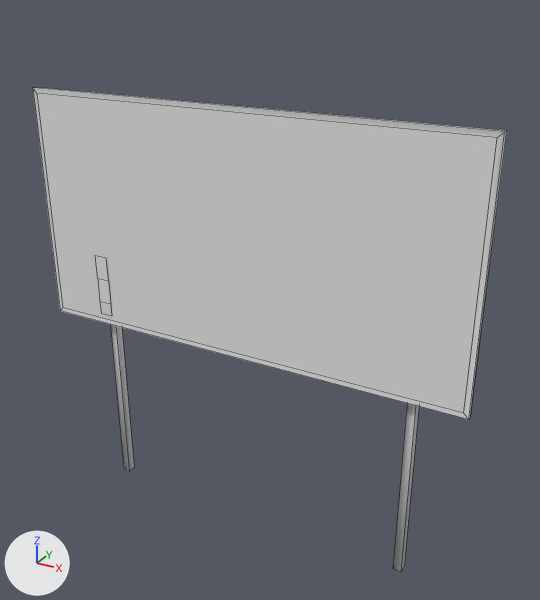
Two versions of the FBX model Assets/Models/Streetsign_outdoor.fbx, one commit apart.
The view is the same before and after, from a 50 mm lens placed at (5.14, -5.78, 5.54), pointed at (1.89, 0.13, 2.58). The lights are fixed; the arrows at lower left show +X, +Y and +Z. Mesh edges are drawn as thin lines. Where no turn or scale is listed for an object, it has been applied to the vertices.

Names of what the first picture shows: 'Streetsign_2I.002'.
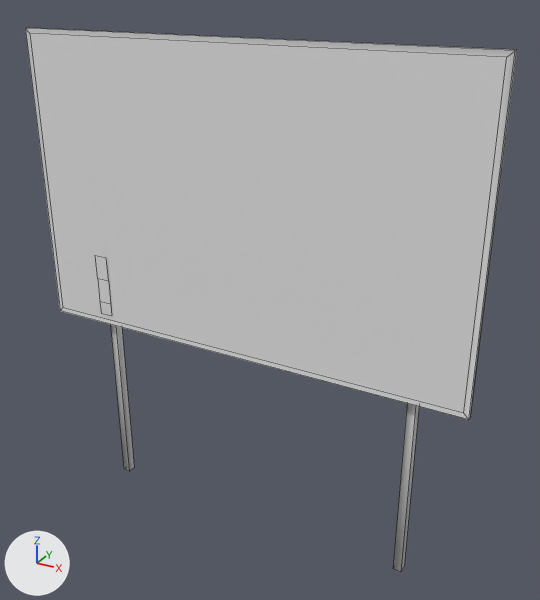
Where the newer file only moved an object's origin or applied its transform, the numbers keep the older frame.

The edits, one by one:
me_mesh_002 has 52 vertices, 33 faces and spans x -0.7..3.99, y -0.14..0.07, z 0.0..4.47.
me_mesh_002 is used by ob_streetsign_2i_002; location (0.0, 0.0, 0.0).
Before the commit, vertices of me_mesh_002: 18 (3.94, -0.13, 4.42) at pixel (497, 137), 19 (-0.65, -0.13, 4.42) at pixel (36, 93), 30 (3.99, -0.07, 4.47) at pixel (506, 130), 31 (-0.7, -0.07, 4.47) at pixel (36, 87), 33 (3.99, -0.13, 4.47) at pixel (504, 131).
Before the commit, vertices of me_mesh_002: 34 (-0.7, -0.13, 4.47) at pixel (32, 87).
Part 1, on me_mesh_002:
Vertices 18, 19, 30, 31, 33, 34 of me_mesh_002 move by (0.0, 0.0, 0.57).

What differs and where, as boxes (x1, y1, x2, y2) in the pictures (540 x 600 px; the box of a moved part takes in the faces that stretch with it):
'Streetsign_2I.002', reshaped (12% taller): before (33, 87, 507, 572); after (25, 28, 517, 572)
part 1 of me_mesh_002, moved or reshaped: before (33, 87, 507, 248); after (25, 28, 517, 248)
